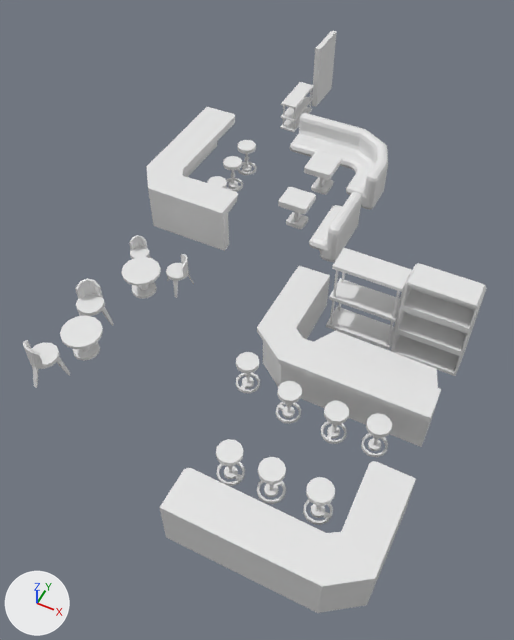
Renders of the FBX model ShowUsWutYouAreMadeOf/Assets/Models/Environment/Room furnitures.fbx from each side of a commit.
The view is the same before and after, from a 50 mm lens placed at (8.1, -12.9, 18.1), pointed at (0.9, 1.6, 0.0). Arrows for +X, +Y and +Z are at lower left; the lights stay in place. Where no turn or scale is listed for an object, it has been applied to the vertices. Vertices at the same position are counted once.

In view in the first picture: 'bar mixing table.001', 'bar stool.001', 'bar stool.002', 'bar stool.003', 'bar stool.020', 'bar stool.022', 'bar table.002', 'chair_round.009', 'long sofa.004', 'long sofa.005', 'shelf 1.002', 'shelf 2.002', 'sitting bar.001', 'sitting bar.005', 'table_round.004', 'table_round.005', 'toilet door.002'.
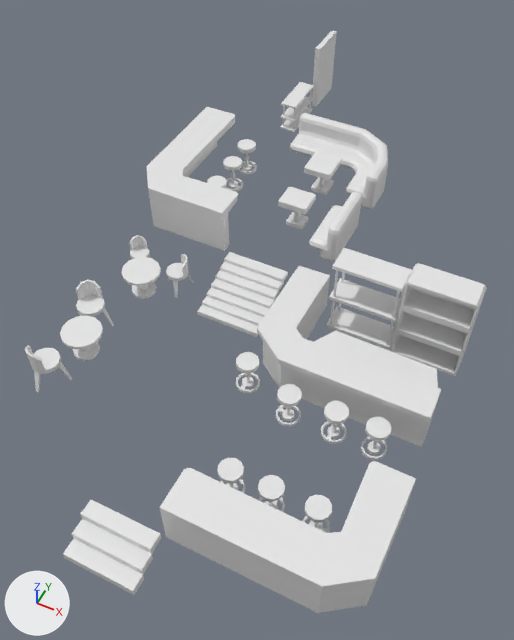
Where the newer file only moved an object's origin or applied its transform, the numbers keep the older frame.

Where the change shows, as pixel boxes (x1, y1, x2, y2) in the pictures (514 x 640 px):
'stair to out.002', added: after (63, 500, 161, 595)
'stair.002', added: after (197, 252, 288, 337)
'chair_round.009', mesh moved: before (23, 340, 70, 388); after (25, 345, 72, 393)
'bar stool.001', deleted: before (303, 477, 335, 525)
'bar stool.022', mesh moved: before (361, 413, 392, 457); after (361, 417, 391, 460)
'bar stool.002', deleted: before (257, 457, 286, 504)
'bar stool.003', deleted: before (216, 439, 245, 486)
'bar stool.020', mesh moved: before (276, 381, 302, 424); after (276, 384, 302, 427)
'bar stool.011', added: after (302, 495, 332, 533)
'bar stool.012', added: after (258, 475, 285, 512)
'bar stool.013', added: after (217, 457, 245, 494)

Edits to the bpy script that builds the scene:
```text
Change me_circle_004:
    where me_circle_004.from_pydata(...)  # 168 vertices, 160 faces; spans x 5.764..6.541, y -1.743..-0.966, z 0.123..1.262
    used by ob_bar_stool_022; location = (0.0, 0.0, 0.0)
    me_circle_004 part 2: the whole mesh is moved by (0.0, 0.0, -0.162)
Change me_circle_007:
    where me_circle_007.from_pydata(...)  # 82 vertices, 72 faces; spans x -4.44..-3.29, y -4.14..-3.03, z 0.22..1.86
    used by ob_chair_round_009; location = (0.0, 0.0, 0.0)
    me_circle_007 part 3: the whole mesh is moved by (0.0, 0.0, -0.25)
Change me_circle_002:
    where me_circle_002.from_pydata(...)  # 168 vertices, 160 faces; spans x 3.037..3.813, y -1.821..-1.045, z 0.123..1.262
    used by ob_bar_stool_020; location = (0.0, 0.0, 0.0)
    me_circle_002 part 1: the whole mesh is moved by (0.0, 0.0, -0.151)
Add me_circle_079:
    me_circle_079.from_pydata(...)  # 168 vertices, 160 faces; spans x 2.66..3.433, y -4.781..-4.008, z -0.038..1.1
    me_circle_079.materials.append(mat_darkened_color_palette)  # white #e7e7e7
Add me_circle_078:
    me_circle_078.from_pydata(...)  # 168 vertices, 160 faces; spans x 3.878..4.655, y -4.78..-4.003, z -0.019..1.119
    me_circle_078.materials.append(mat_darkened_color_palette)  # white #e7e7e7
Add me_plane_027:
    me_plane_027.from_pydata(...)  # 20 vertices, 18 faces; spans x -0.32..1.94, y -7.89..-6.41, z -0.91..-0.03
    me_plane_027.materials.append(mat_darkened_color_palette)  # white #e7e7e7
Add me_plane_023:
    me_plane_023.from_pydata(...)  # a box spanning x -1.1..1.17, y 0.94..1.35, z 0.0..0.16; a box spanning x -1.1..1.17, y 1.27..1.68, z 0.13..0.29; a box spanning x -1.1..1.17, y 1.6..2.01, z 0.25..0.41; a box spanning x -1.1..1.17, y 1.93..2.34, z 0.38..0.54; a box spanning x -1.1..1.17, y 2.26..2.67, z 0.51..0.67; a box spanning x -1.1..1.17, y 2.59..3.0, z 0.64..0.8; a box spanning x -1.1..1.17, y 2.92..3.33, z 0.77..0.93
    me_plane_023.materials.append(mat_darkened_color_palette)  # white #e7e7e7
Add me_circle_077:
    me_circle_077.from_pydata(...)  # 168 vertices, 160 faces; spans x 5.217..5.99, y -4.748..-3.975, z -0.038..1.1
    me_circle_077.materials.append(mat_darkened_color_palette)  # white #e7e7e7
Remove ob_bar_stool_003:
    ob_bar_stool_003 = bpy.data.objects.new('bar stool.003', me_circle_065)
    ob_bar_stool_003.location = (0.0, 0.0, 0.0)
Remove ob_bar_stool_001:
    ob_bar_stool_001 = bpy.data.objects.new('bar stool.001', me_circle_063)
    ob_bar_stool_001.location = (0.0, 0.0, 0.0)
Remove ob_bar_stool_002:
    ob_bar_stool_002 = bpy.data.objects.new('bar stool.002', me_circle_064)
    ob_bar_stool_002.location = (0.0, 0.0, 0.0)
Add ob_bar_stool_013:
    ob_bar_stool_013 = bpy.data.objects.new('bar stool.013', me_circle_079)
    ob_bar_stool_013.location = (0.0, 0.0, 0.0)
Add ob_bar_stool_012:
    ob_bar_stool_012 = bpy.data.objects.new('bar stool.012', me_circle_078)
    ob_bar_stool_012.location = (0.0, 0.0, 0.0)
Add ob_stair_to_out_002:
    ob_stair_to_out_002 = bpy.data.objects.new('stair to out.002', me_plane_027)
    ob_stair_to_out_002.location = (0.0, 0.0, 0.0)
Add ob_stair_002:
    ob_stair_002 = bpy.data.objects.new('stair.002', me_plane_023)
    ob_stair_002.location = (0.0, 0.0, 0.0)
Add ob_bar_stool_011:
    ob_bar_stool_011 = bpy.data.objects.new('bar stool.011', me_circle_077)
    ob_bar_stool_011.location = (0.0, 0.0, 0.0)
```
